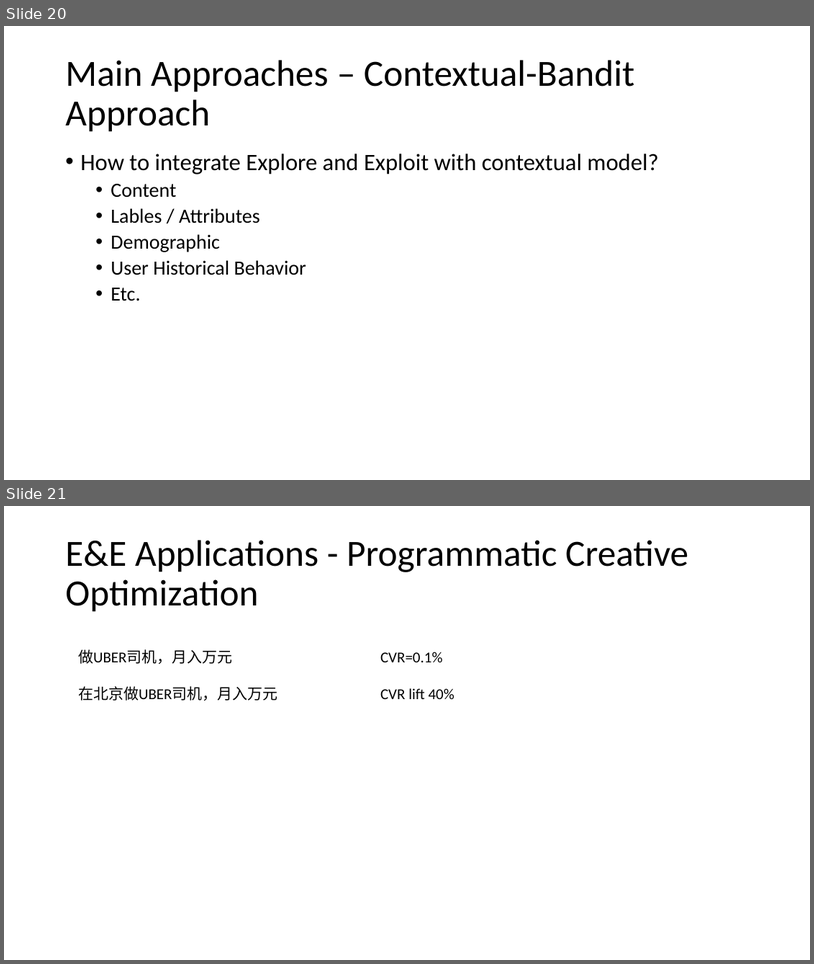
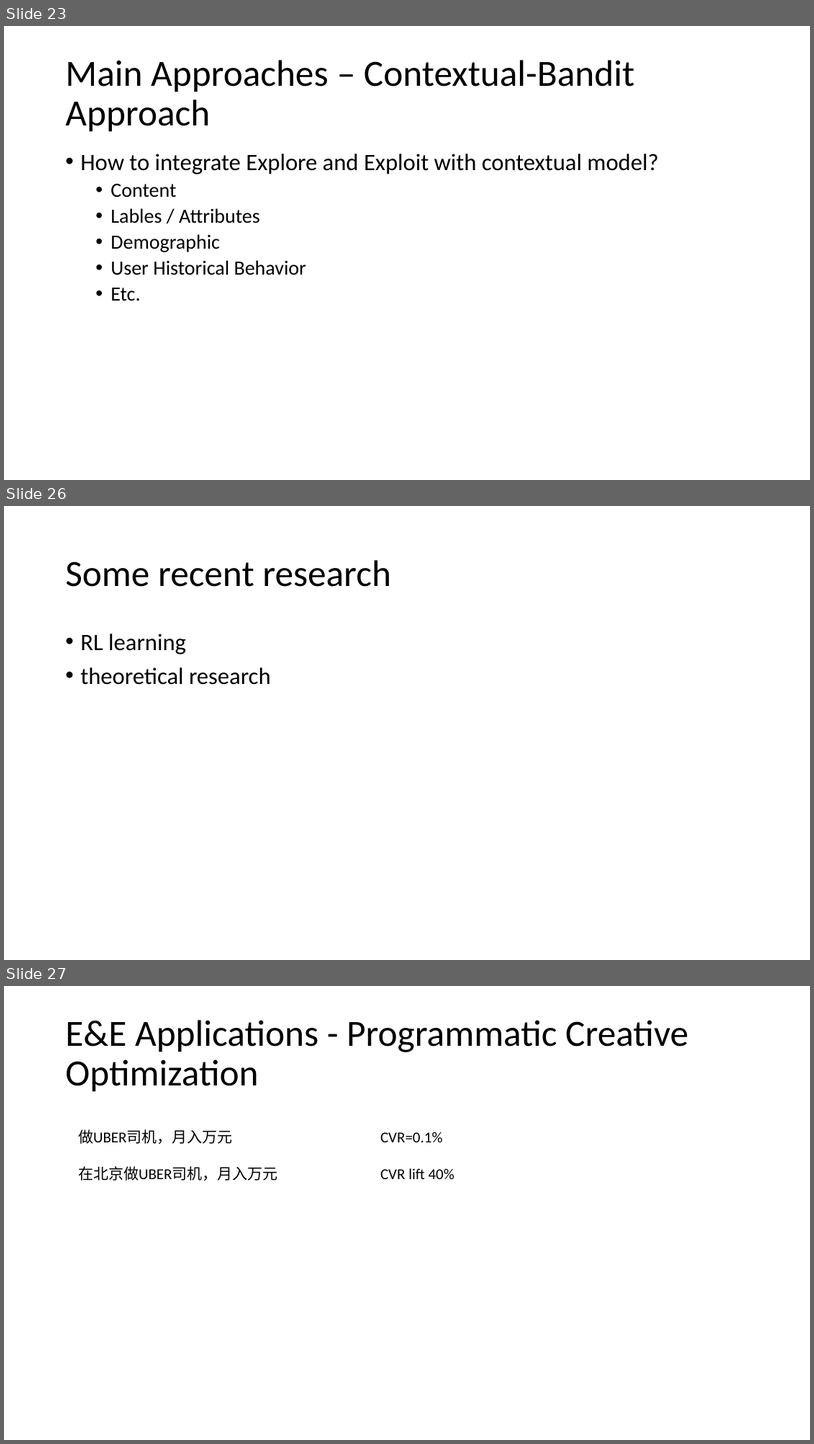
Before and after one commit to wzhe06/Ad-papers, a slide deck: Explore and Exploit/EandE.pptx. Shown one above the other, each under a label of ours: slides 20 and 21 before the commit, slides 23, 26 and 27 after it; the slides between them are not shown. The pictures are 814x964 and 814x1444 pixels, drawn with LibreOffice and Linux fonts; fonts in the diff are those of the drawing. Boxes give left, top, right and bottom in pixels: in the first picture for what was removed or moved away, otherwise in the second. Text is boxed around its words. In the diff, an @@ line names an element or a change of style, - is before the commit and + after.

```diff
--- a/Explore and Exploit/EandE.pptx
+++ b/Explore and Exploit/EandE.pptx
@@ slide 26 added at (x1=4, y1=506, x2=810, y2=960), background #FFFFFF @@
@@ title added at (x1=65, y1=560, x2=391, y2=587), 44 pt, text #000000 @@
+Some recent research
@@ text added at (x1=80, y1=633, x2=271, y2=685), 28 pt, text #000000 @@
+• RL learning
+• theoretical research
@@ what was slide 20 is now slide 23 @@
@@ what was slide 21 is now slide 27 @@
```
Also in this commit, not shown: 3 slides changed, 5 other slides added, 1 other file.
